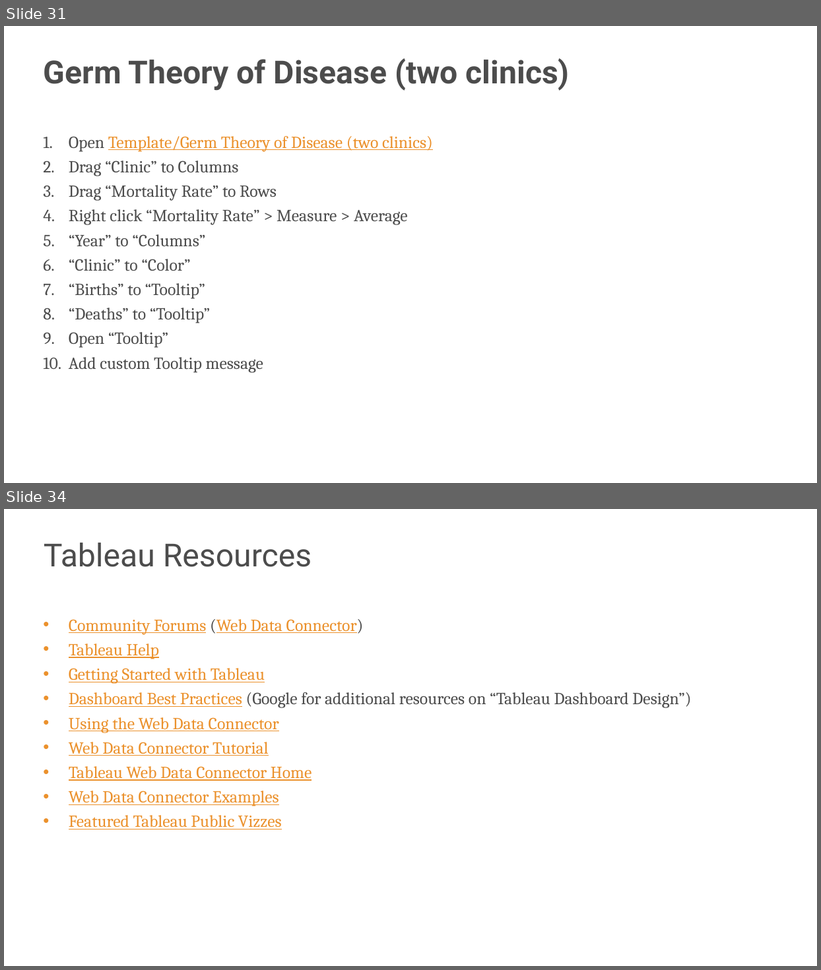
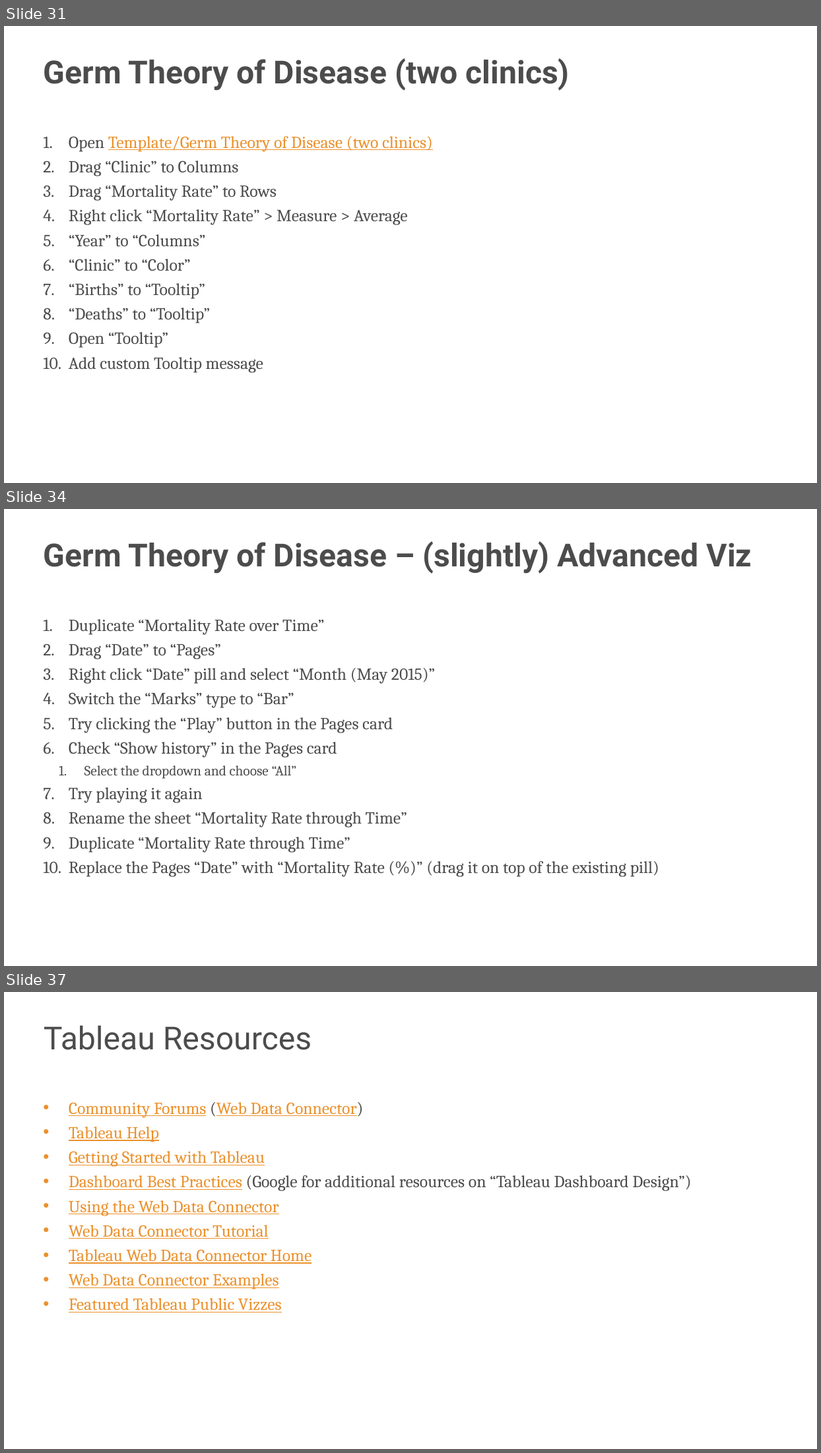
Before and after one commit to s-kyle-reed/data-lecture, a slide deck: lecture.pptx. Shown one above the other, each under a label of ours: slides 31 and 34 before the commit, slides 31, 34 and 37 after it; the slides between them are not shown. The pictures are 821x970 and 821x1453 pixels, drawn with LibreOffice and Linux fonts; fonts in the diff are those of the drawing; background and template pictures are left out. Boxes give left, top, right and bottom in pixels: in the first picture for what was removed or moved away, otherwise in the second. Text is boxed around its words. In the diff, an @@ line names an element or a change of style, - is before the commit and + after.

Commit message:
added dashboard instructions to the germ theory viz

```diff
--- a/lecture.pptx
+++ b/lecture.pptx
@@ slide 34 added at [4, 509, 817, 966], background #FFFFFF @@
@@ text added at [44, 541, 752, 574], 45 pt, text #4C4C4C, bold @@
+Germ Theory of Disease – (slightly) Advanced Viz
@@ text added at [69, 619, 659, 877], 24 pt, text #4C4C4C @@
+1. Duplicate “Mortality Rate over Time”
+2. Drag “Date” to “Pages”
+3. Right click “Date” pill and select “Month (May 2015)”
+4. Switch the “Marks” type to “Bar”
+5. Try clicking the “Play” button in the Pages card
+6. Check “Show history” in the Pages card
+  1. Select the dropdown and choose “All”
+7. Try playing it again
+8. Rename the sheet “Mortality Rate through Time”
+9. Duplicate “Mortality Rate through Time”
+10. Replace the Pages “Date” with “Mortality Rate (%)” (drag it on top of the existing pill)
@@ what was slide 34 is now slide 37 @@
```
Also in this commit, not shown: 3 slides changed, 2 other slides added, 1 other file.
